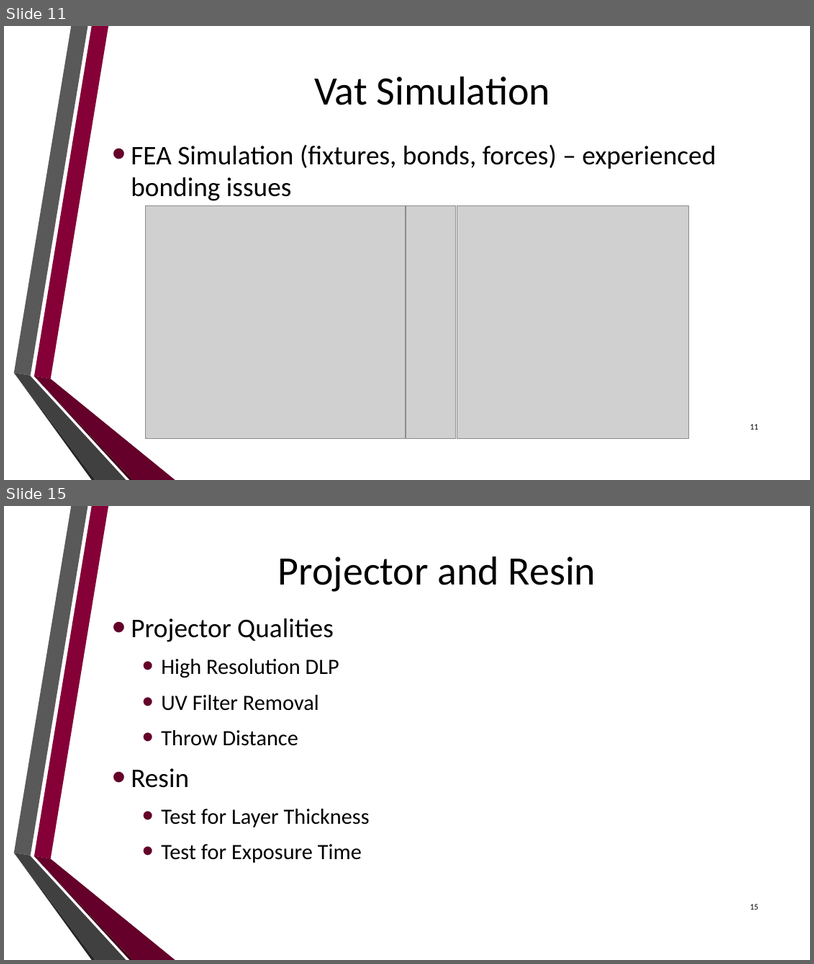
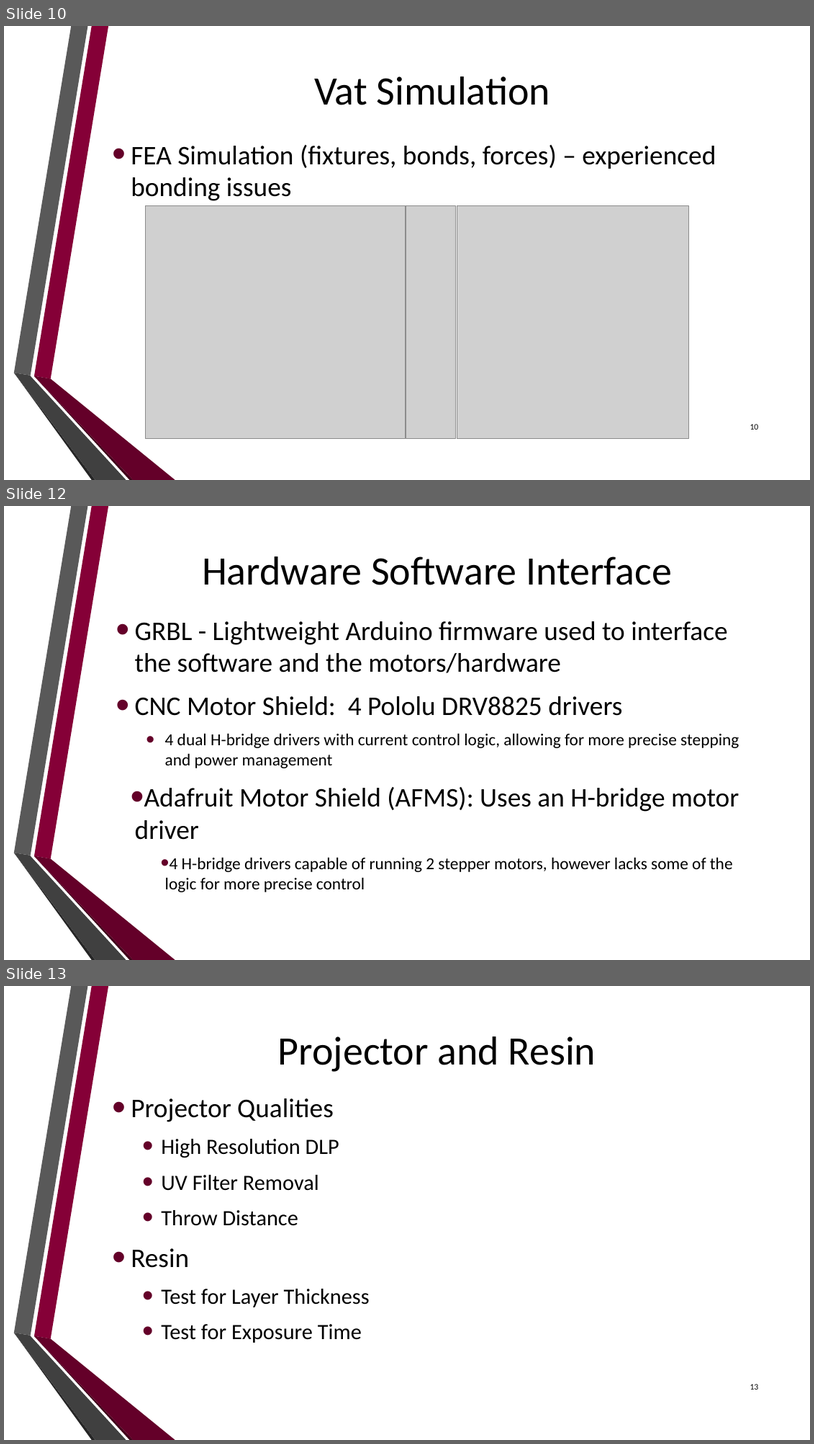
Before and after one commit to dan-olsen/SeniorDesign, a slide deck: Presentations/DesignPres/DesignPres-75.pptx. Shown one above the other, each under a label of ours: slides 11 and 15 before the commit, slides 10, 12 and 13 after it; the slides between them are not shown. The pictures are 814x964 and 814x1444 pixels, drawn with LibreOffice and Linux fonts; fonts in the diff are those of the drawing; grey boxes stand for pictures; background and template pictures are left out. Boxes give left, top, right and bottom in pixels: in the first picture for what was removed or moved away, otherwise in the second. Text is boxed around its words. In the diff, an @@ line names an element or a change of style, - is before the commit and + after.

```diff
--- a/Presentations/DesignPres/DesignPres-75.pptx
+++ b/Presentations/DesignPres/DesignPres-75.pptx
@@ slide 12 added at [4, 506, 810, 960], background picture (left out); not listed: 6 template elements that a slide beside it also shows @@
@@ title added at [202, 556, 672, 585], 48 pt, text #000000 @@
+Hardware Software Interface
@@ text added at [135, 621, 739, 892], 20 pt, text #000000 @@
+• GRBL - Lightweight Arduino firmware used to interface the software and the motors/hardware
+• CNC Motor Shield: 4 Pololu DRV8825 drivers
+  • 4 dual H-bridge drivers with current control logic, allowing for more precise stepping and power management
+  • Adafruit Motor Shield (AFMS): Uses an H-bridge motor driver
+    • 4 H-bridge drivers capable of running 2 stepper motors, however lacks some of the logic for more precise control
@@ what was slide 11 is now slide 10 @@
@@ page number at [751, 423, 759, 429]: text changed @@
-11
+10
@@ what was slide 15 is now slide 13 @@
@@ page number at [751, 1383, 759, 1389]: text changed @@
-15
+13
```
Also in this commit, not shown: 2 slides changed, 3 other slides added, 6 slides removed.
